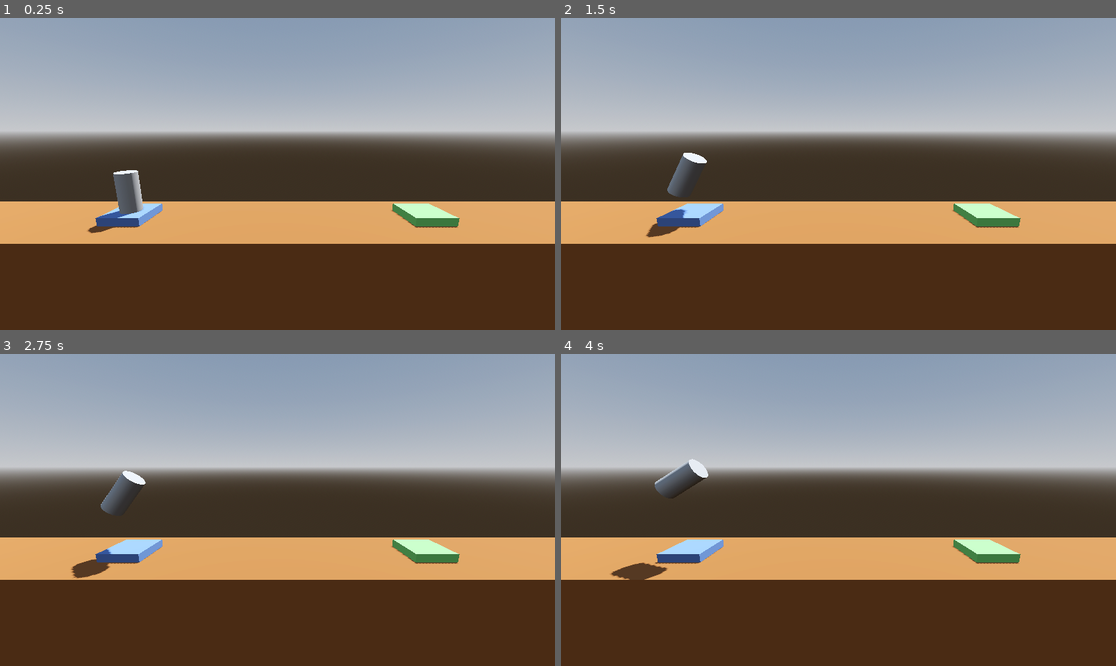
Above: before the commit, frames 1-4 (two rows, left to right).
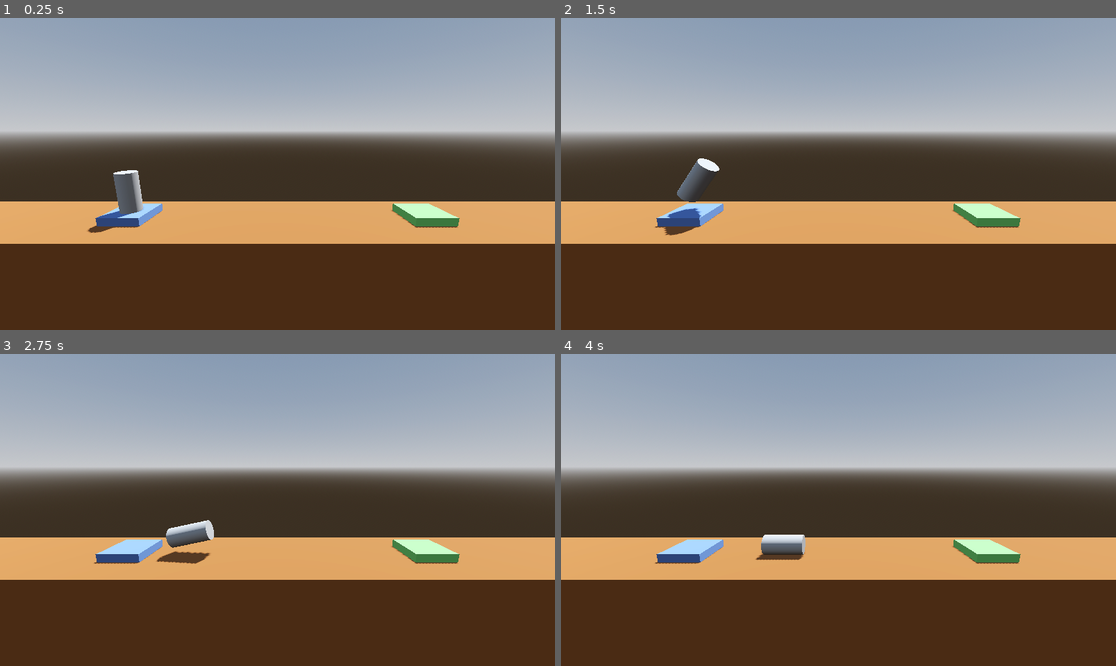
Above: after the commit, the same moments.

Repository: pjz987/gamedev.tv
Game: Godot game, scene res://Level/level.tscn
The game is run twice, just before and just after one commit, with the same random seed, the same clock (stepped at 60 frames per second) and the same inputs.
Inputs:
- Up to frame 1 (0.25 s): no input
- Up to frame 2 (1.5 s): tap Enter (ui_accept) at 0.5, 0.77, 0.8, 1.07, 1.35 s; hold Right (ui_right) 0.53-1.28 s; hold Space (boost, bound only after the commit) 0.53-1.28 s; hold Left (ui_left) from 1.28 s (still down)
- Up to frame 3 (2.75 s): tap Enter (ui_accept) at 1.52, 1.82, 2.3 s; tap Space (boost, bound only after the commit) at 1.55 s; release Left (ui_left) at 2.03 s; hold Right (ui_right) from 2.03 s (still down); hold Space (boost, bound only after the commit) from 2.03 s (still down)
- Up to frame 4 (4 s): release Space (boost, bound only after the commit) at 2.78 s; tap Space (boost, bound only after the commit) at 2.85 s; tap Enter (ui_accept) at 3.02, 3.32 s; release Right (ui_right) at 3.53 s; hold Left (ui_left) from 3.53 s (still down); hold Enter (ui_accept) from 3.53 s (still down)

The runs differ from the first frame. In frame 1, less than 0.1% of the frame differs, in the area x 16-26%, y 48-70%; in frame 2, 1.0%; in frame 3, 1.5%; in frame 4, 1.5%, in the area x 8-45%, y 33-73%.

Commit message:
:rocket:

Diff:
--- a/ProjectBoost/Level/level.tscn
+++ b/ProjectBoost/Level/level.tscn
@@ -33,7 +33,7 @@
 transform = Transform3D(-0.866023, -0.433016, 0.250001, 0, 0.499998, 0.866027, -0.500003, 0.749999, -0.43301, 0, 0, 0)
 shadow_enabled = true
 
-[node name="Floor" type="CSGBox3D" parent="."]
+[node name="Floor" type="CSGBox3D" parent="." groups=["Hazard"]]
 transform = Transform3D(1, 0, 0, 0, 1, 0, 0, 0, 1, 0, -4, 0)
 use_collision = true
 size = Vector3(40, 8, 5)
@@ -45,7 +45,7 @@
 size = Vector3(2, 0.4, 2)
 material = SubResource("StandardMaterial3D_0is65")
 
-[node name="LandingPad" type="CSGBox3D" parent="."]
+[node name="LandingPad" type="CSGBox3D" parent="." groups=["Goal"]]
 transform = Transform3D(1, 0, 0, 0, 1, 0, 0, 0, 1, 7.5, 0.2, 2.08165e-12)
 use_collision = true
 size = Vector3(2, 0.4, 2)
--- a/ProjectBoost/Player.gd
+++ b/ProjectBoost/Player.gd
@@ -1,9 +1,21 @@
-extends Node3D
+extends RigidBody3D
+
+## How much vertical force to apply when moving.
+@export_range(750.0, 3000.0) var thrust: float = 1000.0
+@export var torque_thrust: float = 100.0
+
 
 func _process(delta: float) -> void:
-	if Input.is_action_pressed("ui_accept"):
-		position.y += delta
-	if Input.is_action_pressed('ui_left'):
-		rotate_z(delta)
-	if Input.is_action_pressed('ui_right'):
-		rotate_z(-delta)
+	if Input.is_action_pressed("boost"):
+		apply_central_force(basis.y * delta * thrust)
+	if Input.is_action_pressed("rotate_left"):
+		apply_torque(Vector3(0.0, 0.0, torque_thrust * delta))
+	if Input.is_action_pressed("rotate_right"):
+		apply_torque(Vector3(0.0, 0.0, -torque_thrust * delta))
+
+
+func _on_body_entered(body: Node) -> void:
+	if "Goal" in body.get_groups():
+		print("body.nameya win bitch!!!!111!!111!!1")
+	elif "Hazard" in body.get_groups():
+		print("the flooooor!!!!")
--- a/ProjectBoost/player.tscn
+++ b/ProjectBoost/player.tscn
@@ -1,11 +1,26 @@
-[gd_scene load_steps=3 format=3 uid="uid://bcynn8cpew1i8"]
+[gd_scene load_steps=4 format=3 uid="uid://bcynn8cpew1i8"]
 
 [ext_resource type="Script" path="res://Player.gd" id="1_m3n01"]
 
 [sub_resource type="CylinderMesh" id="CylinderMesh_r8r06"]
 
-[node name="Player" type="Node3D"]
+[sub_resource type="CylinderShape3D" id="CylinderShape3D_30m7q"]
+
+[node name="Player" type="RigidBody3D"]
+axis_lock_linear_z = true
+axis_lock_angular_x = true
+axis_lock_angular_y = true
+max_contacts_reported = 10
+contact_monitor = true
+linear_damp = 1.0
+angular_damp = 3.0
 script = ExtResource("1_m3n01")
+thrust = 750.0
 
 [node name="MeshInstance3D" type="MeshInstance3D" parent="."]
 mesh = SubResource("CylinderMesh_r8r06")
+
+[node name="CollisionShape3D" type="CollisionShape3D" parent="."]
+shape = SubResource("CylinderShape3D_30m7q")
+
+[connection signal="body_entered" from="." to="." method="_on_body_entered"]
--- a/ProjectBoost/project.godot
+++ b/ProjectBoost/project.godot
@@ -14,3 +14,24 @@
 run/main_scene="res://Level/level.tscn"
 config/features=PackedStringArray("4.2", "Forward Plus")
 config/icon="res://icon.svg"
+
+[input]
+
+boost={
+"deadzone": 0.5,
+"events": [Object(InputEventKey,"resource_local_to_scene":false,"resource_name":"","device":-1,"window_id":0,"alt_pressed":false,"shift_pressed":false,"ctrl_pressed":false,"meta_pressed":false,"pressed":false,"keycode":0,"physical_keycode":32,"key_label":0,"unicode":32,"echo":false,"script":null)
+, Object(InputEventKey,"resource_local_to_scene":false,"resource_name":"","device":-1,"window_id":0,"alt_pressed":false,"shift_pressed":false,"ctrl_pressed":false,"meta_pressed":false,"pressed":false,"keycode":0,"physical_keycode":87,"key_label":0,"unicode":119,"echo":false,"script":null)
+]
+}
+rotate_left={
+"deadzone": 0.5,
+"events": [Object(InputEventKey,"resource_local_to_scene":false,"resource_name":"","device":-1,"window_id":0,"alt_pressed":false,"shift_pressed":false,"ctrl_pressed":false,"meta_pressed":false,"pressed":false,"keycode":0,"physical_keycode":65,"key_label":0,"unicode":97,"echo":false,"script":null)
+, Object(InputEventKey,"resource_local_to_scene":false,"resource_name":"","device":-1,"window_id":0,"alt_pressed":false,"shift_pressed":false,"ctrl_pressed":false,"meta_pressed":false,"pressed":false,"keycode":0,"physical_keycode":4194319,"key_label":0,"unicode":0,"echo":false,"script":null)
+]
+}
+rotate_right={
+"deadzone": 0.5,
+"events": [Object(InputEventKey,"resource_local_to_scene":false,"resource_name":"","device":-1,"window_id":0,"alt_pressed":false,"shift_pressed":false,"ctrl_pressed":false,"meta_pressed":false,"pressed":false,"keycode":0,"physical_keycode":68,"key_label":0,"unicode":100,"echo":false,"script":null)
+, Object(InputEventKey,"resource_local_to_scene":false,"resource_name":"","device":-1,"window_id":0,"alt_pressed":false,"shift_pressed":false,"ctrl_pressed":false,"meta_pressed":false,"pressed":false,"keycode":0,"physical_keycode":4194321,"key_label":0,"unicode":0,"echo":false,"script":null)
+]
+}
